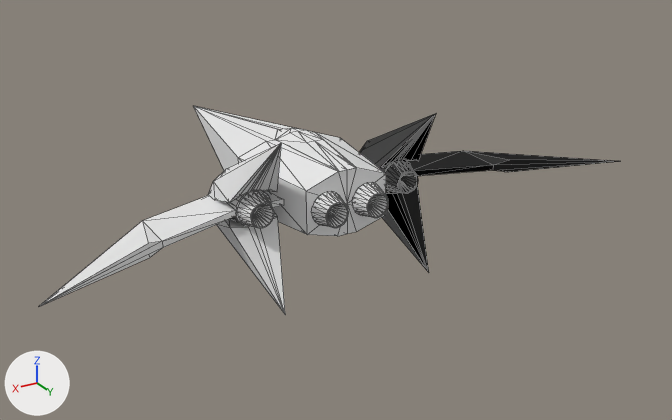
Before and after pictures for a commit that changed the OBJ model Assets/Ship/SHIP.obj.
Rendered twice from a 50 mm lens placed at (17.3, 31.1, 13.9), pointed at (-2.0, -1.1, -2.2). Every picture has the same lights, and +X, +Y and +Z are marked at lower left. Mesh edges are drawn as thin lines. Where no turn or scale is listed for an object, it has been applied to the vertices.

Names of what the first picture shows: 'SHIP'.
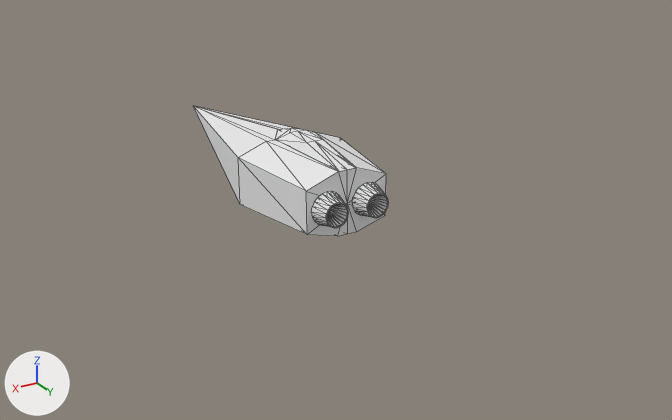
Pixel boxes (x1, y1, x2, y2) of what changed, in the pictures (672 x 420 px):
'SHIP', reshaped (66% narrower, 37% shorter): before (40, 106, 619, 314); after (193, 106, 389, 236)
part 1 of me_ship, deleted: before (40, 113, 619, 314)

Edits to the bpy script that builds the scene:
```text
Change me_ship:
    used by ob_ship; location = (0.0, 0.0, 0.0)
    remove me_ship.from_pydata(...)  # 660 vertices, 1268 faces; spans x -12.3..12.3, y -12.0..5.3, z -3.4..3.3
    add me_ship.from_pydata(...)  # 206 vertices, 404 faces; spans x -2.4..2.4, y -12.0..3.8, z -1.9..1.8
    me_ship part 1: 12 loose pieces with 454 vertices, spanning x -12.3..12.3, y -1.2..5.3, z -3.4..3.3, are deleted
```
